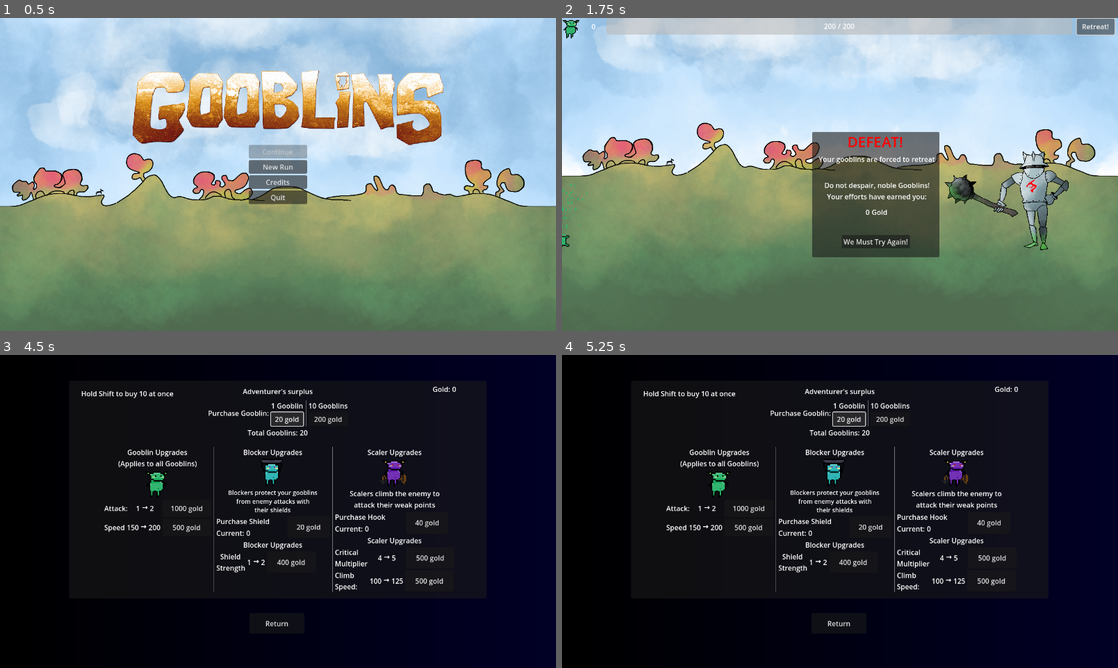
Above: before the commit, frames 1-4 (two rows, left to right).
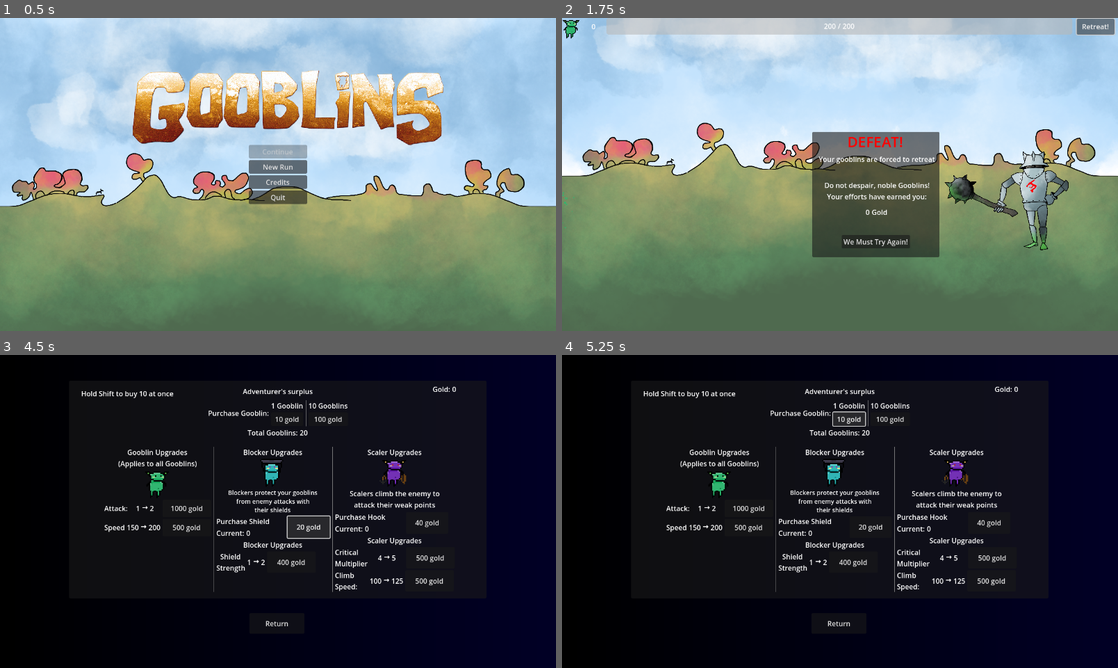
Above: after the commit, the same moments.

Repository: thecaptaincarrot/GMTK-2024-Game-Jam
Game: Godot game, scene res://main.tscn
Two runs of this game, one before a commit and one after it. Both use one fixed random seed, a clock stepped at 60 frames per second and the inputs below. The engine's default icon, where the game draws it, is replaced by a stand-in: a white triangle on a blue panel in a dark square.
Inputs (mouse positions are in pixels of both pictures, inside the frame that each line leads up to):
- Up to frame 1 (0.5 s): no input
- Up to frame 2 (1.75 s): click "New Run" at 0.5 s; click "Retreat!" at 1.25 s
- Up to frame 3 (4.5 s): click "We Must Try Again!" at 2 s; click (105, 433) at 2.75 s; click "Open Shop" at 3.5 s; click "20 gold" at 4.25 s
- Up to frame 4 (5.25 s): click "20 gold" (after the commit: "10 gold") at 5 s

Frame 1 is identical in both runs. In frame 2, less than 0.1% of the frame differs, in the area x 0-5%, y 52-74%; in frame 3, 0.2%, in the area x 48-60%, y 18-59%; in frame 4, less than 0.1%.

Commit message:
Damage Balance Changes

Diff:
--- a/Classes/gooblin_horde_controller.gd
+++ b/Classes/gooblin_horde_controller.gd
@@ -18,16 +18,21 @@
 @export var horde_range = 128
 
 @export var spawn_basic_count = 100
+var basic_to_spawn = 0
 
 @export var spawn_shield_count = 20
+var shield_to_spawn = 0
 
 @export var spawn_scaler_count = 0
+var scaler_to_spawn = 0
 
 @export var spawn_catapult_count = 0
 
 @export var rotation_rate = 1.0
 
 @onready var gooblin_scene = preload("res://Entities/Gooblins/gooblin.tscn")
+
+var max_spawn = 1000
 
 
 var _basic_gooblins = []
@@ -62,8 +67,11 @@
 	spawn_shield_count = GooblinUpgrades.shield_gooblins
 	spawn_scaler_count = GooblinUpgrades.climb_gooblins
 	print(spawn_basic_count)
+	basic_to_spawn = spawn_basic_count
+	scaler_to_spawn =  spawn_shield_count
+	shield_to_spawn = spawn_scaler_count
 	_setup_horde_rotation_lines()
-	spawn_gooblins()
+	#spawn_gooblins()
 
 
 func spawn_gooblins():
@@ -113,6 +121,20 @@
 
 func _process(delta: float) -> void:
 	if active:
+		if (len(_basic_gooblins) + len(_shield_gooblins) + len(_scaler_gooblins)) < max_spawn:
+			if basic_to_spawn > 0:
+				basic_to_spawn -= 1
+				var spawn_pos = get_spawn_point() + Vector2(randf_range(-32.0, 32.0),randf_range(-32.0, 32.0))
+				spawn_basic_gooblin(spawn_pos)
+			if shield_to_spawn > 0:
+				shield_to_spawn -= 1
+				var spawn_pos = get_spawn_point() + Vector2(randf_range(-32.0, 32.0),randf_range(-32.0, 32.0))
+				spawn_shield_gooblin(spawn_pos)
+			if scaler_to_spawn > 0:
+				scaler_to_spawn -= 1
+				var spawn_pos = get_spawn_point() + Vector2(randf_range(-32.0, 32.0),randf_range(-32.0, 32.0))
+				spawn_scaler_gooblin(spawn_pos)
+
 		distribute_target_spacing()
 		gooblin_label.text = str(get_living_gooblins())
 		if gooblins_alive:
@@ -170,7 +192,7 @@
 
 		var bindex = 0
 		for bg in _basic_gooblins:
-			bg.target_range = horde_range + (((gooblin_size.x / 3)) * bindex)
+			bg.target_range = horde_range + (((gooblin_size.x / 6.0)) * bindex)
 			bg.x_home = horde_target.get_global_position().x - bg.target_range
 			bindex += 1
 
@@ -179,7 +201,7 @@
 
 		var sindex = 0
 		for sg in _shield_gooblins:
-			sg.target_range = horde_range + (((gooblin_size.x / 4)) * sindex)
+			sg.target_range = horde_range + (((gooblin_size.x / 4.0)) * sindex)
 			sg.x_home = horde_target.get_global_position().x - sg.target_range
 			sindex += 1
 
--- a/Entities/Enemies/Dragon/Dragon.tscn
+++ b/Entities/Enemies/Dragon/Dragon.tscn
@@ -293,8 +293,10 @@
 stomp_time = 0.2
 animation = "universal_stomp"
 hitbox = NodePath("../../HitboxComponent")
+damage = 20
 scaler_shakeoff_chance = 0.75
 stomper = NodePath("../../HitboxComponent/Stomper")
+fling_damage = 80
 
 [node name="BiteState" type="Node" parent="Beast/StateMachine" index="2" node_paths=PackedStringArray("head_pointer", "head_looker", "jaw_looker", "hitbox", "attacker")]
 script = ExtResource("5_vyu4a")
@@ -305,7 +307,9 @@
 animation = "bite"
 hitbox = NodePath("../../HitboxComponent")
 attacker = NodePath("../../HitboxComponent/Attacker")
+damage = 100
 scaler_shakeoff_chance = 0.45
+fling_damage = 30
 
 [node name="DeadState" type="Node" parent="Beast/StateMachine" index="3" node_paths=PackedStringArray("head_pointer", "head_looker", "jaw_looker")]
 script = ExtResource("4_vppk3")
--- a/Entities/Enemies/Giant/Giant.tscn
+++ b/Entities/Enemies/Giant/Giant.tscn
@@ -189,6 +189,7 @@
 animation = ""
 hitbox = NodePath("../../HitboxComponent")
 attacker = NodePath("../../HitboxComponent/Attacker")
+damage = 20
 
 [node name="StompState" type="Node" parent="Beast/StateMachine" index="2" node_paths=PackedStringArray("leg_target", "hitbox", "attacker")]
 script = ExtResource("5_ddcup")
@@ -198,12 +199,16 @@
 animation = ""
 hitbox = NodePath("../../HitboxComponent")
 attacker = NodePath("../../HitboxComponent/Stomper")
+damage = 5
+fling_damage = 20
 
 [node name="ActualStompState" type="Node" parent="Beast/StateMachine" index="3" node_paths=PackedStringArray("leg_target", "hitbox", "stomper")]
 script = ExtResource("6_e0m0m")
 leg_target = NodePath("../../IKTargets/legTarget")
 hitbox = NodePath("../../HitboxComponent")
+damage = 15
 stomper = NodePath("../../HitboxComponent/Stomper")
+fling_damage = 15
 
 [node name="DeadState" type="Node" parent="Beast/StateMachine" index="4"]
 script = ExtResource("6_11aos")
--- a/Entities/Enemies/Knight/Knight.tscn
+++ b/Entities/Enemies/Knight/Knight.tscn
@@ -327,14 +327,17 @@
 script = ExtResource("4_skfil")
 animation = "kick"
 hitbox = NodePath("../../HitboxComponent")
+damage = 1
 scaler_shakeoff_chance = 0.25
 stomper = NodePath("../../HitboxComponent/Stomper")
+fling_damage = 5
 
 [node name="SwingState" type="Node" parent="Beast/StateMachine" index="2" node_paths=PackedStringArray("hitbox", "attacker")]
 script = ExtResource("5_61l8l")
 animation = "swing"
 hitbox = NodePath("../../HitboxComponent")
 attacker = NodePath("../../HitboxComponent/Attacker")
+damage = 5
 
 [node name="DeadState" type="Node" parent="Beast/StateMachine" index="3"]
 script = ExtResource("5_0pi2i")
--- a/Entities/Enemies/Slime/Slime.tscn
+++ b/Entities/Enemies/Slime/Slime.tscn
@@ -192,9 +192,10 @@
 animation = "jump_slime"
 hitbox = NodePath("../../HitboxComponent")
 attacker = NodePath("../../HitboxComponent/Attacker")
-damage = 4
+damage = 8
 scaler_shakeoff_chance = 0.8
 stomper = NodePath("../../HitboxComponent/Attacker")
+fling_damage = 40
 
 [node name="DeadState" type="Node" parent="Beast/StateMachine" index="2" node_paths=PackedStringArray("undulator")]
 script = ExtResource("5_y3egq")
--- a/Entities/Enemies/Slime/projectile.tscn
+++ b/Entities/Enemies/Slime/projectile.tscn
@@ -3,11 +3,13 @@
 [ext_resource type="Texture2D" uid="uid://dlpet2r0x26de" path="res://Textures/Entities/gelatinousmass.png" id="1_7lhuj"]
 [ext_resource type="Script" path="res://Entities/Enemies/Slime/projectile.gd" id="1_i4bu1"]
 
-[sub_resource type="CircleShape2D" id="CircleShape2D_hifxp"]
-radius = 60.0333
+[sub_resource type="CapsuleShape2D" id="CapsuleShape2D_comia"]
+radius = 43.0
+height = 194.0
 
-[sub_resource type="CircleShape2D" id="CircleShape2D_lf1t1"]
-radius = 64.0703
+[sub_resource type="CapsuleShape2D" id="CapsuleShape2D_j3wuv"]
+radius = 41.0
+height = 204.0
 
 [node name="Projectile" type="RigidBody2D"]
 collision_layer = 0
@@ -19,7 +21,8 @@
 
 [node name="CollisionShape2D" type="CollisionShape2D" parent="."]
 position = Vector2(20, 0)
-shape = SubResource("CircleShape2D_hifxp")
+rotation = 1.5708
+shape = SubResource("CapsuleShape2D_comia")
 
 [node name="Sprite2D" type="Sprite2D" parent="."]
 z_index = -30
@@ -33,8 +36,9 @@
 collision_mask = 2
 
 [node name="CollisionShape2D" type="CollisionShape2D" parent="Area2D"]
-position = Vector2(36, 1)
-shape = SubResource("CircleShape2D_lf1t1")
+position = Vector2(18, 0)
+rotation = 1.5708
+shape = SubResource("CapsuleShape2D_j3wuv")
 debug_color = Color(0.5, 0, 0, 0.196078)
 
 [connection signal="body_entered" from="." to="." method="_on_body_entered"]
--- a/Entities/Enemies/Wyrm/wyrm.tscn
+++ b/Entities/Enemies/Wyrm/wyrm.tscn
@@ -170,6 +170,8 @@
 animation = ""
 hitbox = NodePath("../../HitboxComponent")
 attacker = NodePath("../../HitboxComponent/Attacker")
+damage = 30
+fling_damage = 30
 
 [node name="StaggerState" type="Node" parent="Beast/StateMachine" index="2" node_paths=PackedStringArray("head_pointer")]
 script = ExtResource("5_78bvj")
--- a/Screens/OutOfCombat/OutOfCombat.tscn
+++ b/Screens/OutOfCombat/OutOfCombat.tscn
@@ -109,7 +109,6 @@
 purchase_hook_button = NodePath("UpgradesHbox/ScalerUpgrades/HBoxContainer/HookPurchaseButton")
 scaler_mult_upgrade_button = NodePath("UpgradesHbox/ScalerUpgrades/AttackUpgradeContainer/MultUpButton")
 scaler_climb_speed_upgrade_button = NodePath("UpgradesHbox/ScalerUpgrades/ClimbUpgradeContainer2/ClimbUpButton")
-cost_per_gooblin = 20
 
 [node name="ReturnButton" type="Button" parent="ShopPanel"]
 layout_mode = 1
